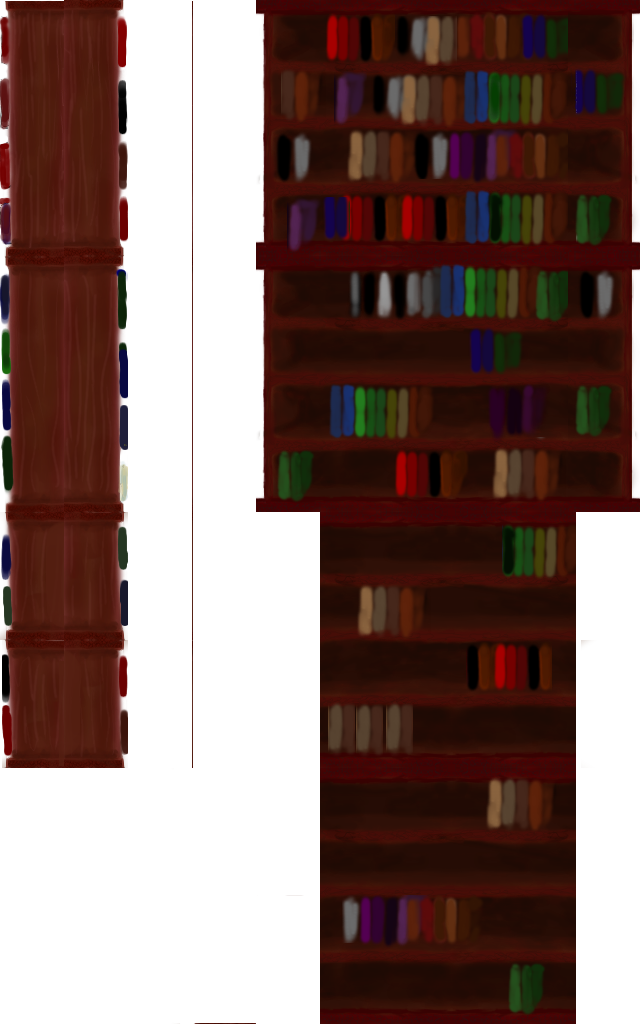
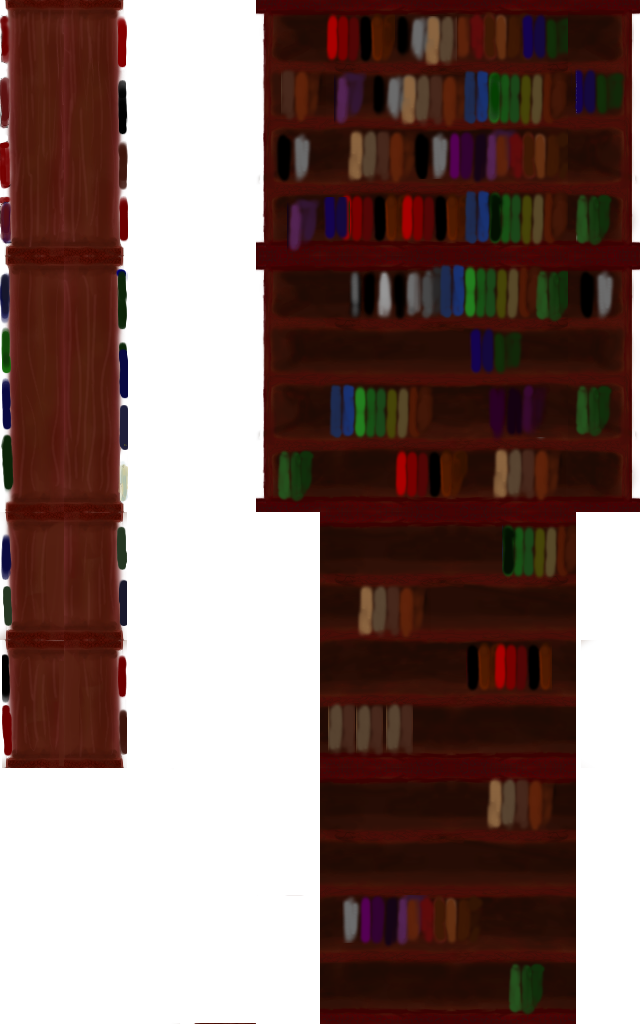
Revision of a layered (640, 1024) image; what changed, layer by layer:
painted on "Background" over [0, 0, 193, 768]
